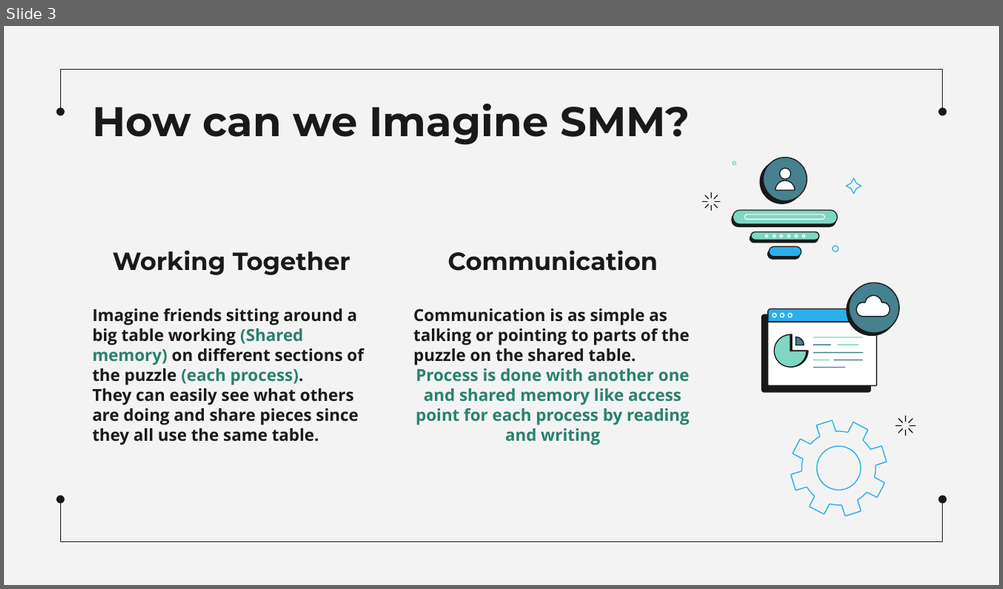
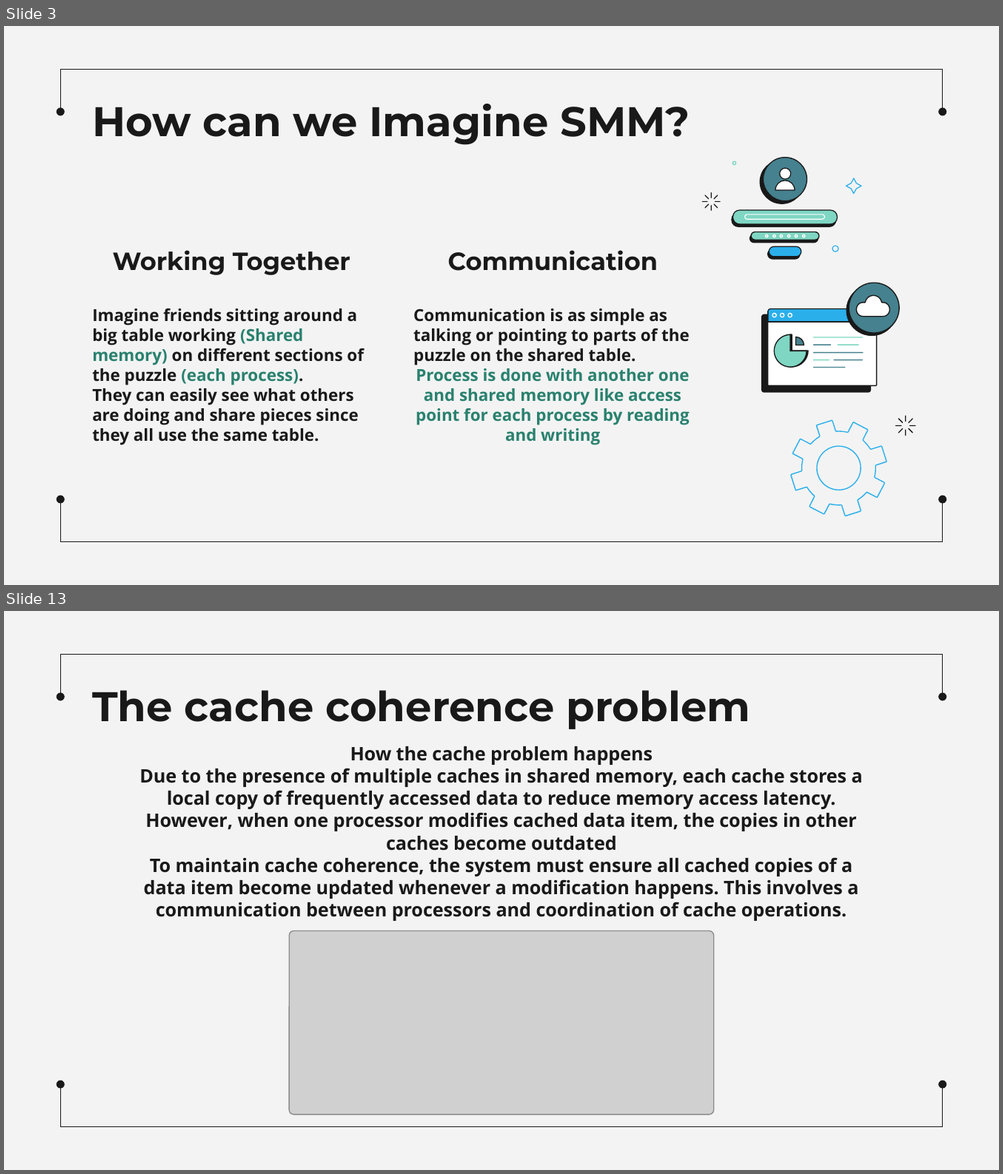
Before and after one commit to MahmoudEssam707/Operating-System, a slide deck: Presentaion on Shared Memory Machines/Sharing Memory Machines.pptx. Shown one above the other, each under a label of ours: slide 3 before the commit, slides 3 and 13 after it; the slides between them are not shown. The pictures are 1003x589 and 1003x1174 pixels, drawn with LibreOffice and Linux fonts; fonts in the diff are those of the drawing; grey boxes stand for pictures. Boxes give left, top, right and bottom in pixels: in the first picture for what was removed or moved away, otherwise in the second. Text is boxed around its words. In the diff, an @@ line names an element or a change of style, - is before the commit and + after.

```diff
--- a/Presentaion on Shared Memory Machines/Sharing Memory Machines.pptx
+++ b/Presentaion on Shared Memory Machines/Sharing Memory Machines.pptx
@@ slide 13 added at <box>4,611,999,1170</box>, background #F3F3F3; not listed: 6 template elements that a slide beside it also shows @@
@@ title added at <box>92,690,750,729</box>, 30 pt, text #191919, bold @@
+The cache coherence problem
@@ text added at <box>139,746,862,921</box>, 13.5 pt, text #191919, bold @@
+How the cache problem happens
+Due to the presence of multiple caches in shared memory, each cache stores a local copy of frequently accessed data to reduce memory access latency.
+However, when one processor modifies cached data item, the copies in other caches become outdated
+To maintain cache coherence, the system must ensure all cached copies of a data item become updated whenever a modification happens. This involves a communication between processors and coordination of cache operations.
@@ picture added at <box>290,931,714,1115</box> @@
```
Also in this commit, not shown: 4 slides changed, 9 other slides added, 1 slide removed.
